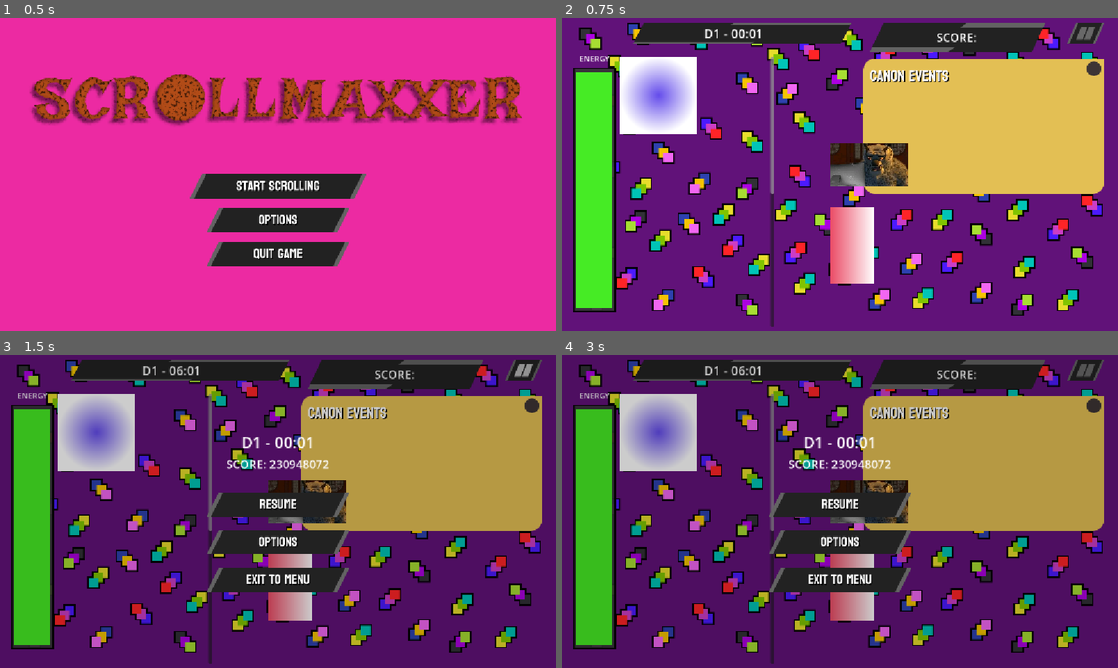
Above: before the commit, frames 1-4 (two rows, left to right).
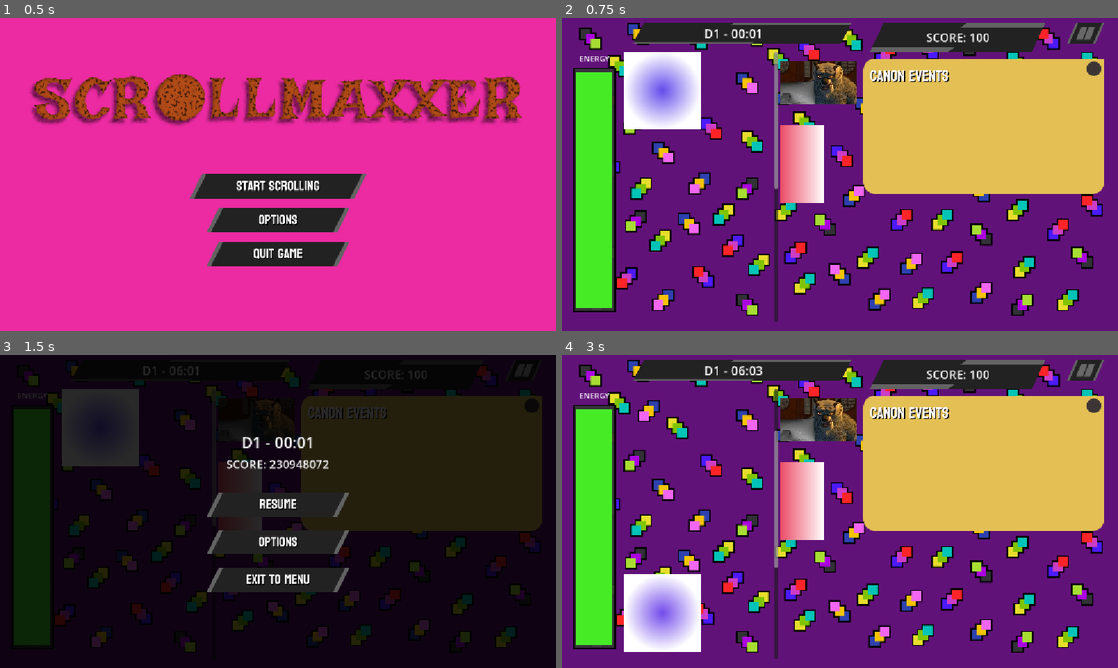
Above: after the commit, the same moments.

Repository: shi-reker/ScrollMaxxer
Game: Godot game, scene res://Scenes/main_menu.tscn
Same seed, same stepped clock (60 frames per second), same inputs: the game is played once before the commit and once after it. The engine's default icon, where the game draws it, is replaced by a stand-in: a white triangle on a blue panel in a dark square.
Inputs (mouse positions are in pixels of both pictures, inside the frame that each line leads up to):
- Up to frame 1 (0.5 s): no input
- Up to frame 2 (0.75 s): click (840, 187) at 0.5 s
- Up to frame 3 (1.5 s): click (522, 370) at 1.25 s
- Up to frame 4 (3 s): click (840, 505) at 2.02 s; click (789, 398) at 2.77 s

Frame 1 is identical in both runs. In frame 2, 11% of the frame differs, in the area x 10-77%, y 4-99%; in frame 3, 86%, in the area x 0-100%, y 0-100%; in frame 4, 46%.

Commit message:
tweaks

Diff:
--- a/Scenes/main.tscn
+++ b/Scenes/main.tscn
@@ -34,7 +34,7 @@
 font = SubResource("SystemFont_c53bp")
 font_size = 24
 
-[node name="Main" type="Node2D" unique_id=1606289912 node_paths=PackedStringArray("cur_content", "content_manager", "meme_manager", "clock", "energyBar", "combo_counter", "effect_manager", "pause")]
+[node name="Main" type="Node2D" unique_id=1606289912 node_paths=PackedStringArray("cur_content", "content_manager", "meme_manager", "clock", "energyBar", "effect_manager", "pause", "scoreBoard")]
 script = ExtResource("1_fdnlq")
 cur_content = NodePath("BG layer/UI layer/ContentManager/ContentList/Content")
 content_manager = NodePath("BG layer/UI layer/ContentManager")
@@ -43,6 +43,7 @@
 energyBar = NodePath("BG layer/UI layer/EnergyBar")
 effect_manager = NodePath("EffectManager")
 pause = NodePath("BG layer/UI layer/PauseButton")
+scoreBoard = NodePath("BG layer/UI layer/ScoreCounter/ScoreText")
 
 [node name="Camera2D" type="Camera2D" parent="." unique_id=1863998892]
 anchor_mode = 0
@@ -161,11 +162,11 @@
 theme_override_constants/separation = 5
 
 [node name="MemeManager" type="VBoxContainer" parent="BG layer/UI layer" unique_id=589829460]
-anchors_preset = 8
-anchor_left = 0.5
-anchor_top = 0.5
-anchor_right = 0.5
-anchor_bottom = 0.5
+anchors_preset = -1
+anchor_left = 0.41
+anchor_top = 0.24
+anchor_right = 0.41
+anchor_bottom = 0.24
 offset_left = -20.0
 offset_top = -20.0
 offset_right = 20.0
@@ -185,24 +186,35 @@
 [node name="ContentManager" type="ScrollContainer" parent="BG layer/UI layer" unique_id=1965992437 node_paths=PackedStringArray("content1", "content2")]
 custom_minimum_size = Vector2(320, 560)
 custom_maximum_size = Vector2(320, 560)
-offset_left = 120.0
-offset_top = 80.0
-offset_right = 440.0
-offset_bottom = 640.0
+anchors_preset = -1
+anchor_left = 0.25
+anchor_top = 0.54
+anchor_right = 0.25
+anchor_bottom = 0.54
+grow_horizontal = 2
+grow_vertical = 2
+size_flags_horizontal = 6
+size_flags_vertical = 6
 script = ExtResource("10_6iyac")
 content1 = NodePath("ContentList/Content")
 content2 = NodePath("ContentList/Content2")
 
 [node name="ContentList" type="VBoxContainer" parent="BG layer/UI layer/ContentManager" unique_id=1136474206]
 layout_mode = 2
+size_flags_horizontal = 6
+size_flags_vertical = 6
 theme_override_constants/separation = 0
 
 [node name="Content" parent="BG layer/UI layer/ContentManager/ContentList" unique_id=474919709 instance=ExtResource("11_6iyac")]
 layout_mode = 2
+size_flags_horizontal = 4
+size_flags_vertical = 4
 content_stats = ExtResource("15_h1bgf")
 
 [node name="Content2" parent="BG layer/UI layer/ContentManager/ContentList" unique_id=24824554 instance=ExtResource("11_6iyac")]
 layout_mode = 2
+size_flags_horizontal = 4
+size_flags_vertical = 4
 
 [node name="EnergyBar" type="TextureProgressBar" parent="BG layer/UI layer" unique_id=1382169033]
 anchors_preset = -1
--- a/Scenes/pause_menu.tscn
+++ b/Scenes/pause_menu.tscn
@@ -22,6 +22,7 @@
 font_size = 24
 
 [node name="PauseMenu" type="TextureRect" unique_id=392182149 node_paths=PackedStringArray("dateNtime", "score", "resumeButton", "optionsButton", "saveButton", "exitButton")]
+process_mode = 3
 anchors_preset = 15
 anchor_right = 1.0
 anchor_bottom = 1.0
--- a/scripts/main/main.gd
+++ b/scripts/main/main.gd
@@ -26,9 +26,11 @@
 @export var combo_counter: ComboCounter
 @export var effect_manager: EffectManager
 @export var pause:TextureButton
+@export var scoreBoard:Label
 
 func _ready() -> void:
 	energy = energy
+	scoreBoard.text = "score: "+str(score)
 
 func _process(delta: float) -> void:
 	if clockCounter >= 0.5:
@@ -52,8 +54,10 @@
 	content_manager.next_content()
 
 func update_score():
-	score += score_add * combo
+	#score += score_add * combo
+	score += score_add
 	print("score is ", score)
+	scoreBoard.text = "score: " +str(score)
 
 func update_combo(increase: bool):
 	if increase:
@@ -90,6 +94,7 @@
 	var content_genre: Enums.Genre = new_content.content_stats.genre
 	print_debug("new content genre is ", content_genre)
 	meme_manager.reload_memes(content_genre, emotion)
+	update_score()
 
 func _on_pause_button_pressed() -> void:
 	var pauseLayer = CanvasLayer.new()
--- a/scripts/menus/pause_menu.gd
+++ b/scripts/menus/pause_menu.gd
@@ -20,3 +20,4 @@
 func _on_exit_pressed() -> void:
 	get_tree().paused = false
 	get_tree().change_scene_to_file("res://Scenes/main_menu.tscn")
+	queue_free()
Binary file changed: assets/pause bg.png
